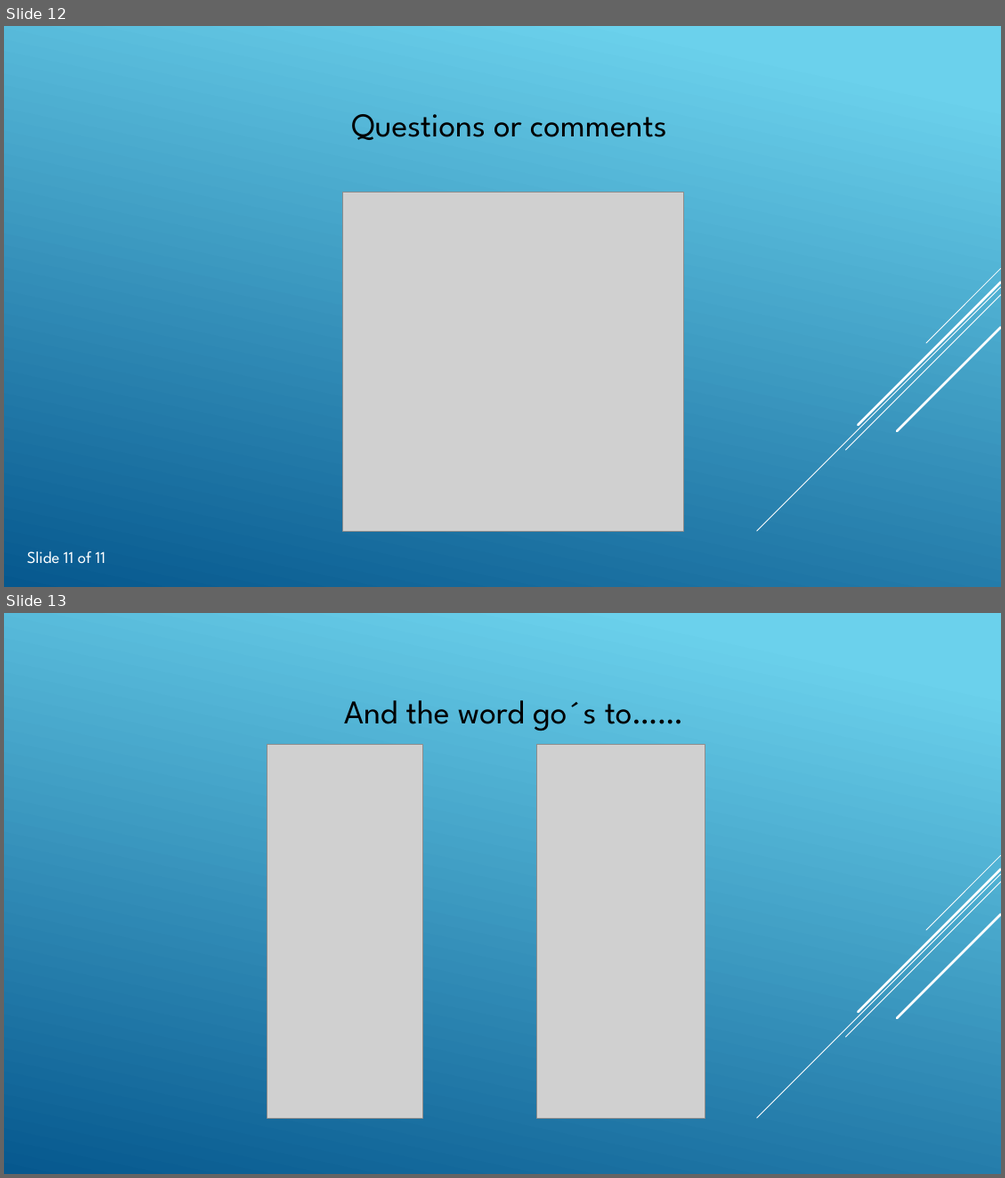
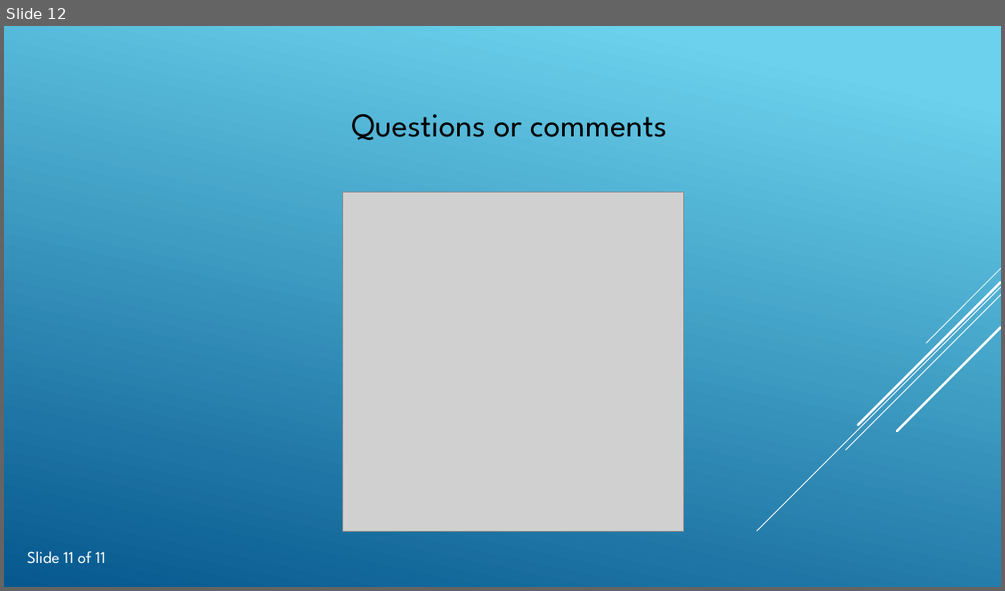
Before and after one commit to ctpteam/DST, a slide deck: Presentation/Presentation at symposium vol. 3.pptx. Shown one above the other, each under a label of ours: slides 12 and 13 before the commit, slide 12 after it. The pictures are 1005x1178 and 1005x591 pixels, drawn with LibreOffice and Linux fonts; fonts in the diff are those of the drawing; grey boxes stand for pictures. Boxes give left, top, right and bottom in pixels: in the first picture for what was removed or moved away, otherwise in the second. Text is boxed around its words. In the diff, an @@ line names an element or a change of style, - is before the commit and + after.

Commit message:
update

```diff
--- a/Presentation/Presentation at symposium vol. 3.pptx
+++ b/Presentation/Presentation at symposium vol. 3.pptx
@@ slide 13 removed at bbox=[4, 613, 1001, 1174], background gradient #6ED2EB to #06588E; not listed: 5 template elements that a slide beside it also shows @@
@@ text removed at bbox=[344, 700, 683, 730] @@
-And the word go´s to……
@@ picture removed at bbox=[267, 744, 423, 1118] @@
@@ picture removed at bbox=[537, 744, 705, 1118] @@
```
